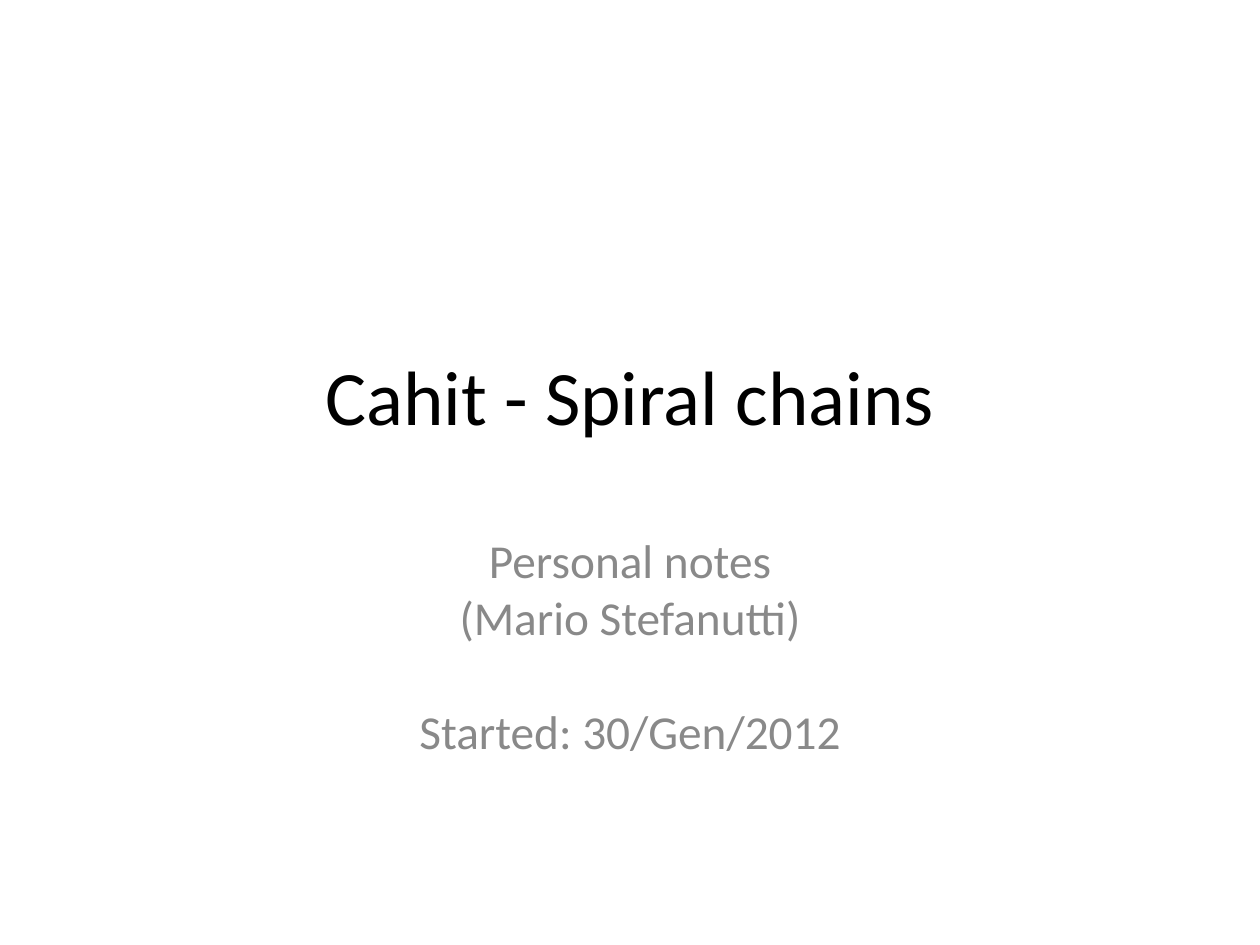
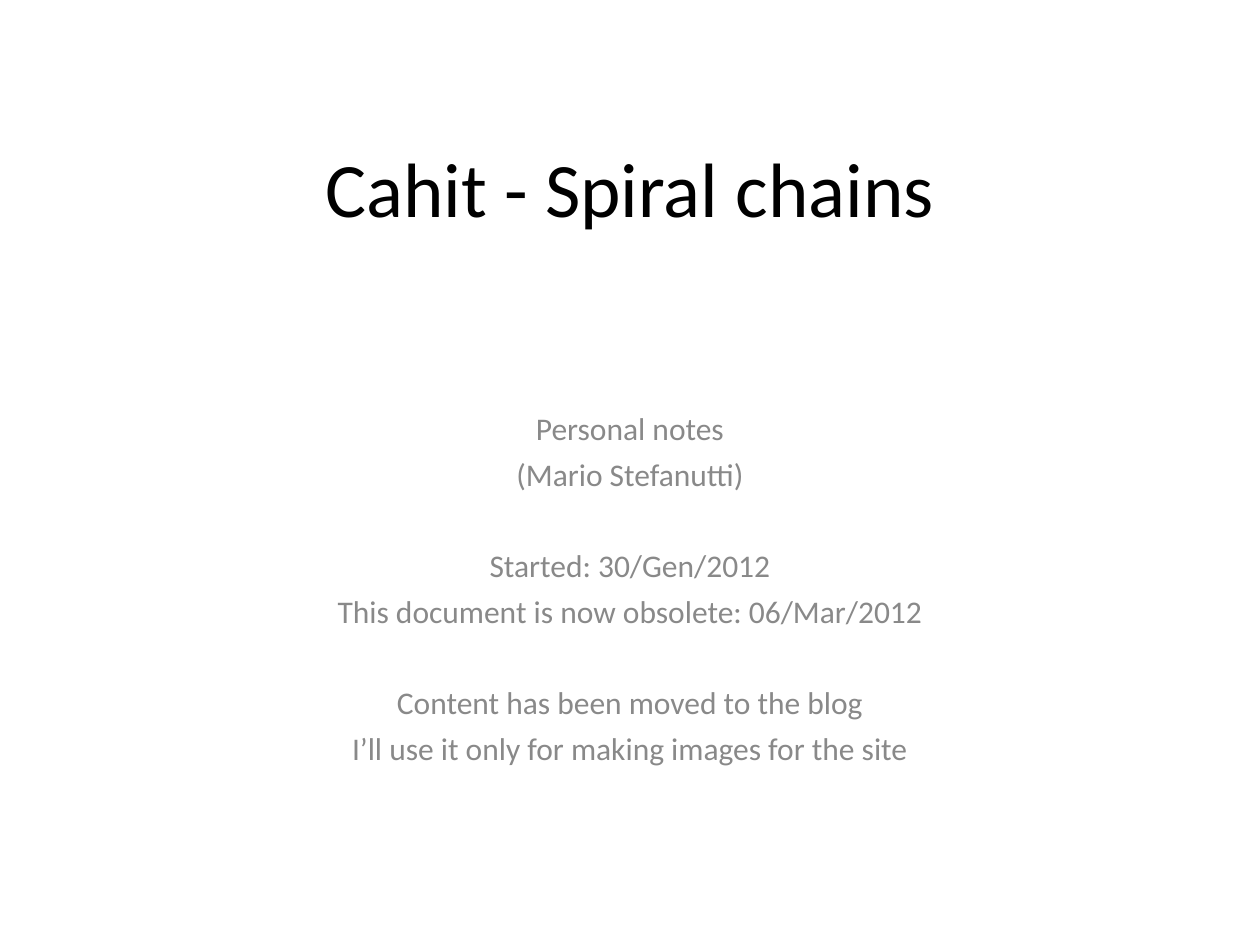
Before and after one commit to stefanutti/maps-coloring-java, a slide deck: slide 1 of ct/ct-docs/cahit-spiral-chains/spiral-chains.ppt. Drawn at 1260x945 pixels with LibreOffice and Linux fonts; fonts in the diff are those of the drawing. Boxes give left, top, right and bottom in pixels: in the first picture for what was removed or moved away, otherwise in the second. Text is boxed around its words. In the diff, an @@ line names an element or a change of style, - is before the commit and + after.

```diff
--- a/ct/ct-docs/cahit-spiral-chains/spiral-chains.ppt
+++ b/ct/ct-docs/cahit-spiral-chains/spiral-chains.ppt
@@ title "Cahit - Spiral chains": place and size @@
-title "Cahit - Spiral chains" at <box>325,371,934,438</box>
+title "Cahit - Spiral chains" at <box>325,163,934,230</box>
@@ subtitle added at <box>338,418,922,766</box>, 18 pt, text #898989 @@
+Personal notes
+(Mario Stefanutti)
+Started: 30/Gen/2012
+This document is now obsolete: 06/Mar/2012
+Content has been moved to the blog
+I’ll use it only for making images for the site
@@ subtitle removed at <box>419,545,840,751</box> @@
-Personal notes
-(Mario Stefanutti)
-Started: 30/Gen/2012
```
Also in this commit, not shown: 4 other slides changed, 9 slides added, 12 slides removed, 52 other files.
